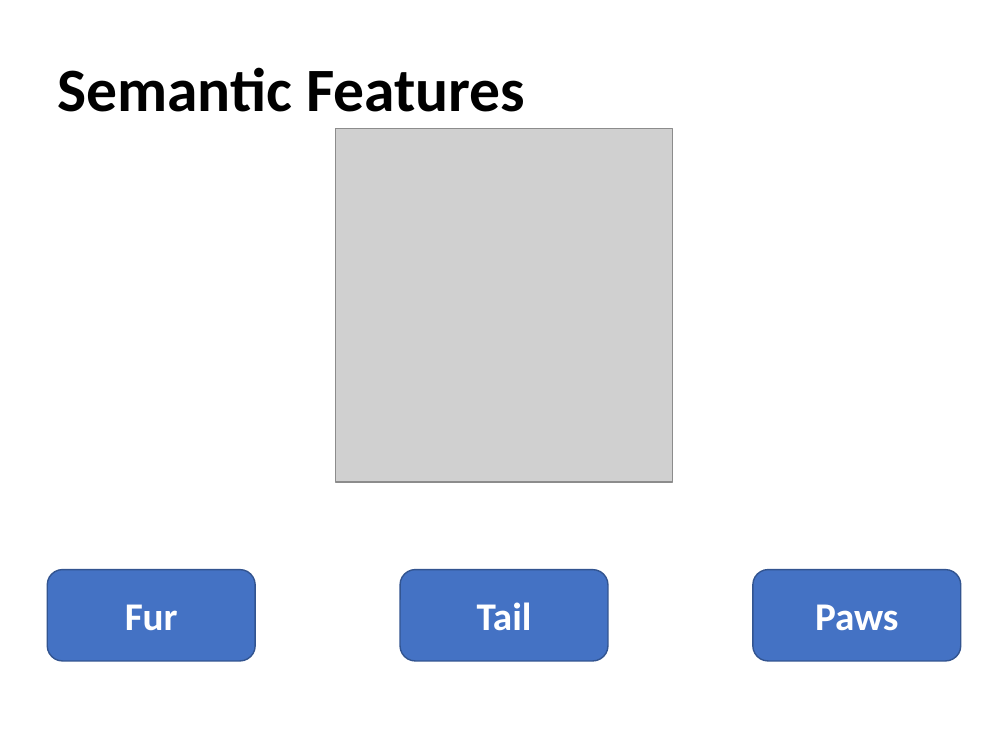
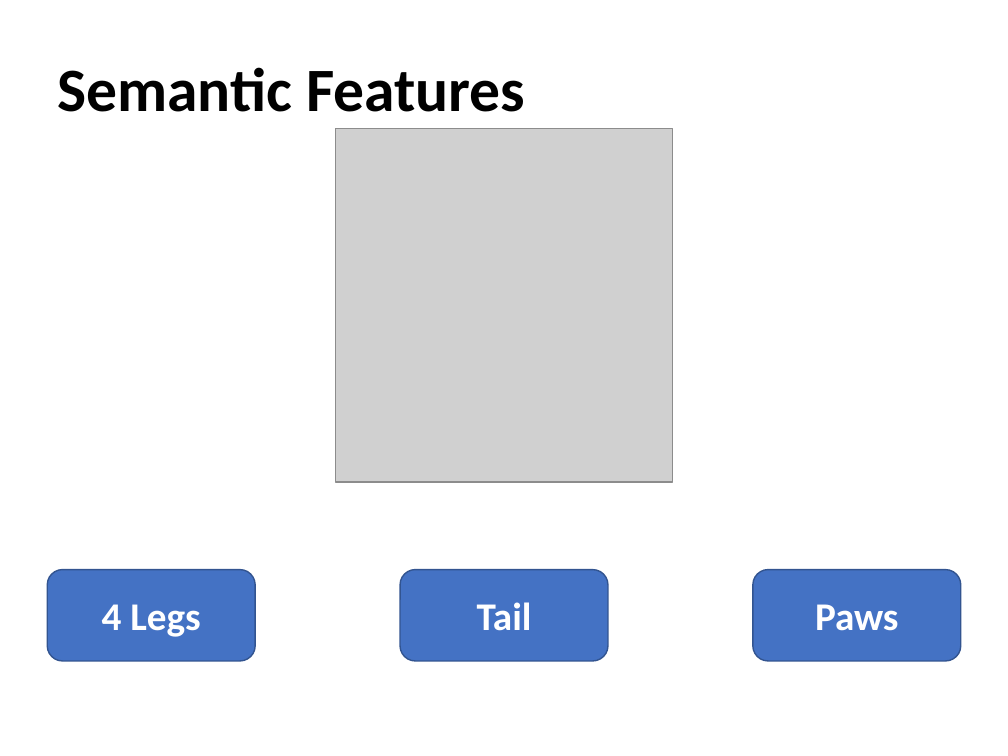
Before and after one commit to npm27/Affordance-Norms, a slide deck: slide 3 of 5 Presentations/UCONN 2022.pptx. Drawn at 1008x756 pixels with LibreOffice and Linux fonts; fonts in the diff are those of the drawing; grey boxes stand for pictures. Boxes give left, top, right and bottom in pixels: in the first picture for what was removed or moved away, otherwise in the second. Text is boxed around its words. In the diff, an @@ line names an element or a change of style, - is before the commit and + after.

```diff
--- a/5 Presentations/UCONN 2022.pptx
+++ b/5 Presentations/UCONN 2022.pptx
@@ text in rounded rectangle at [102,604,200,637]: text changed @@
-Fur
+4 Legs
```
Also in this commit, not shown: 6 other slides changed.
